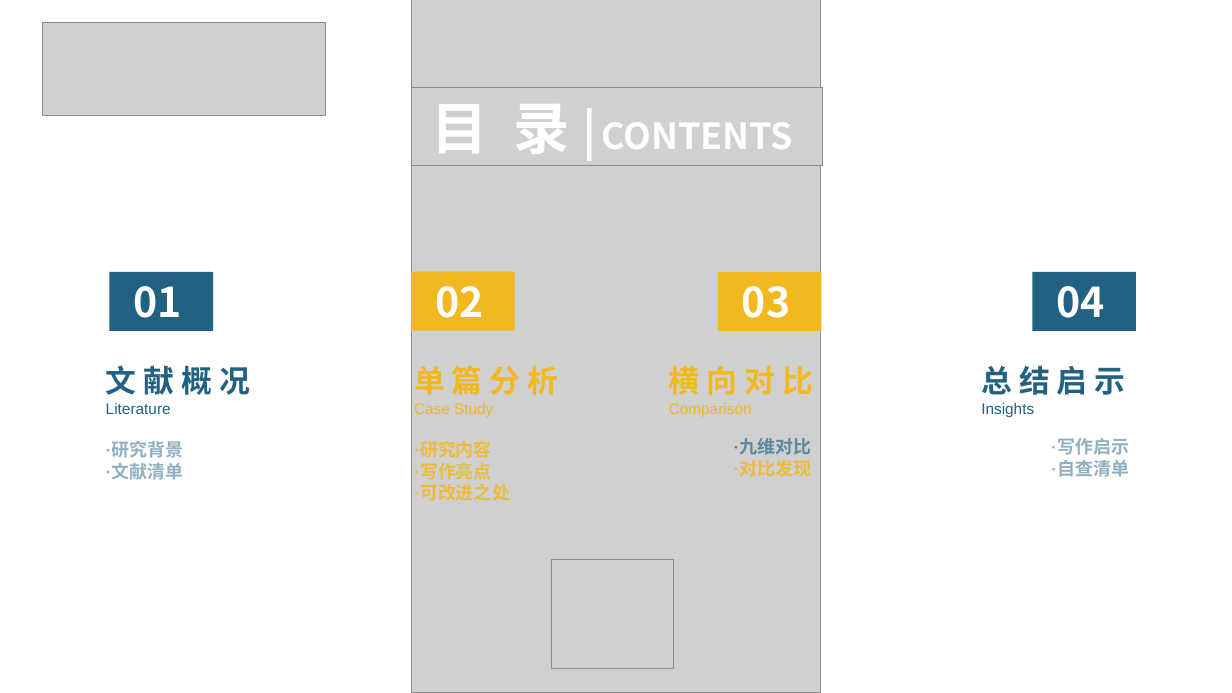
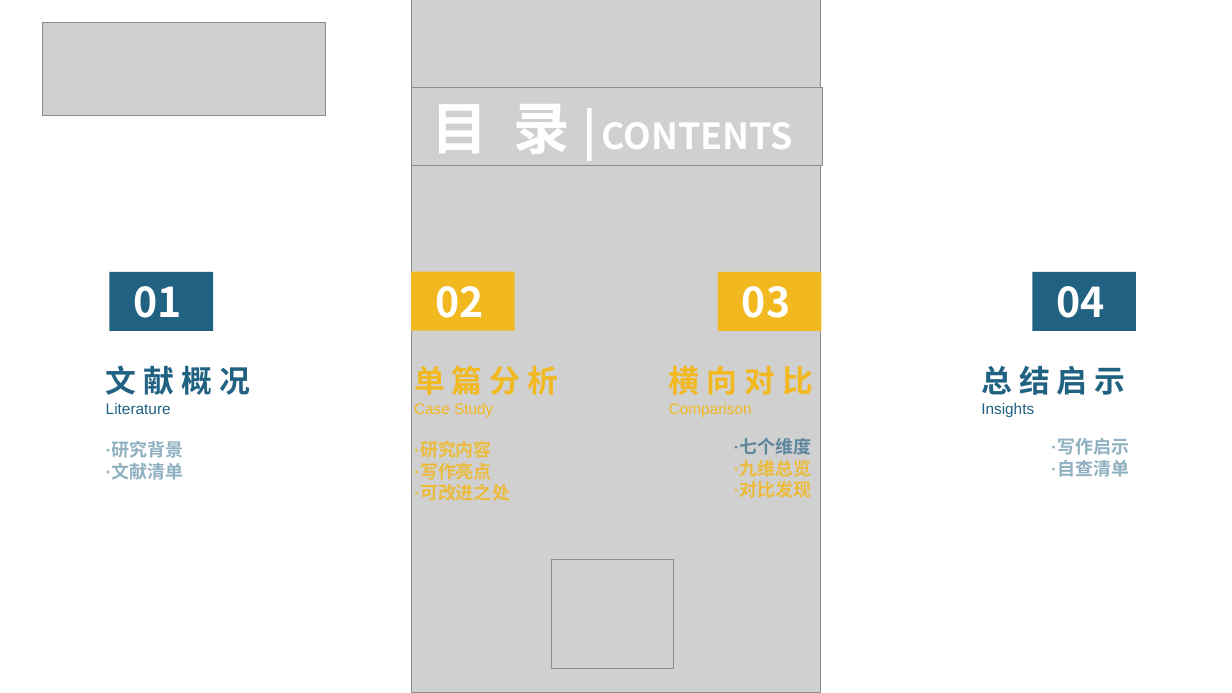
Before and after one commit to obiyeuy/tmp, a slide deck: slide 2 of 学术论文研读与写作规范分析-课堂研讨.pptx. Drawn at 1232x693 pixels with LibreOffice and Linux fonts; fonts in the diff are those of the drawing; grey boxes stand for pictures. Boxes give left, top, right and bottom in pixels: in the first picture for what was removed or moved away, otherwise in the second. Text is boxed around its words. In the diff, an @@ line names an element or a change of style, - is before the commit and + after.

```diff
--- a/学术论文研读与写作规范分析-课堂研讨.pptx
+++ b/学术论文研读与写作规范分析-课堂研讨.pptx
@@ text at (x1=734, y1=439, x2=812, y2=477): text changed @@
-·九维对比
+·七个维度
+·九维总览
```
Also in this commit, not shown: 8 other slides changed, 7 slides added.
